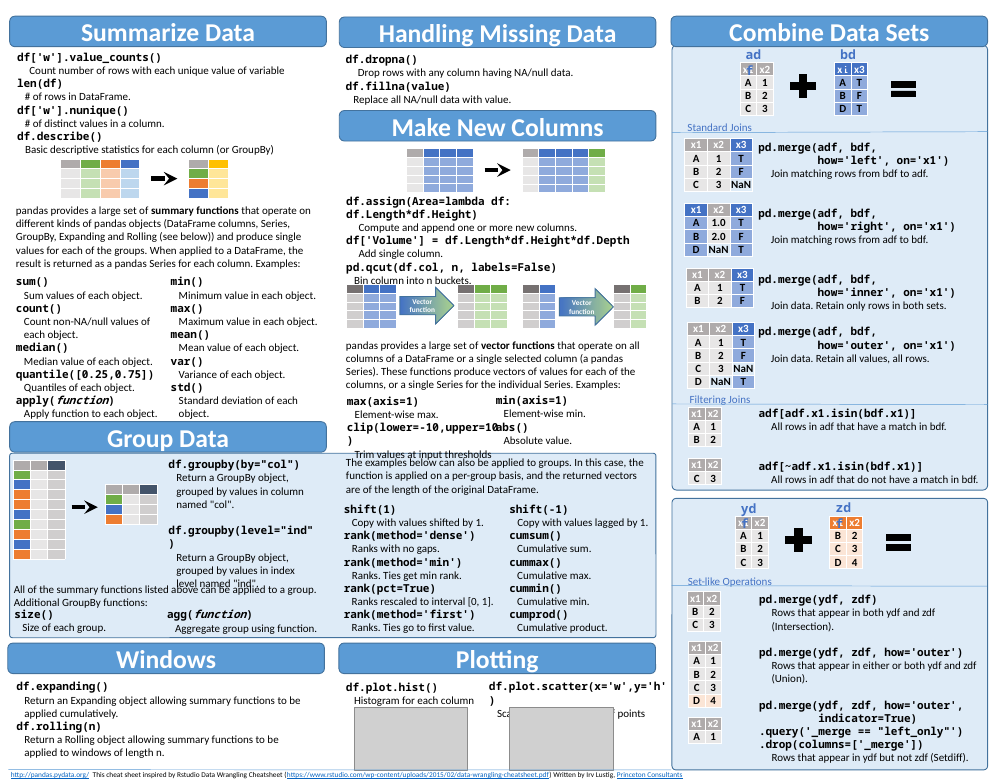
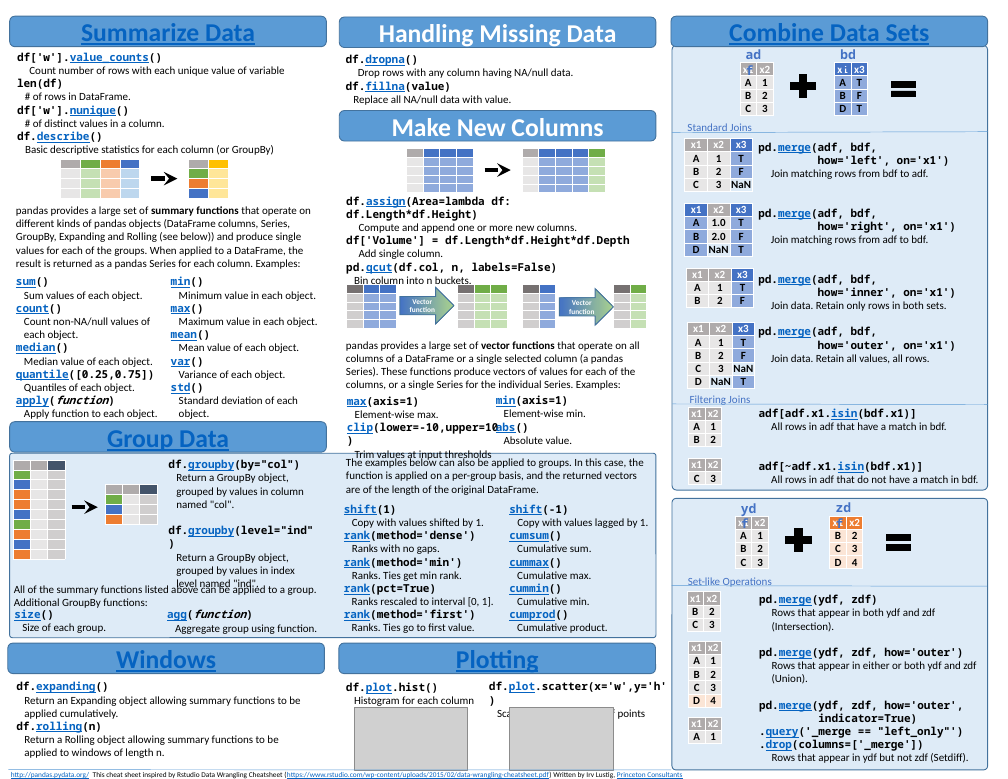
Before and after one commit to romnickmendozaramos-lab/transaction_data_processing, a slide deck: slide 2 of doc/cheatsheet/Pandas_Cheat_Sheet.pptx. Drawn at 1008x779 pixels with LibreOffice and Linux fonts; fonts in the diff are those of the drawing; grey boxes stand for pictures. Boxes give left, top, right and bottom in pixels: in the first picture for what was removed or moved away, otherwise in the second. Text is boxed around its words. In the diff, an @@ line names an element or a change of style, - is before the commit and + after.

```diff
--- a/doc/cheatsheet/Pandas_Cheat_Sheet.pptx
+++ b/doc/cheatsheet/Pandas_Cheat_Sheet.pptx
@@ text at (17, 52, 162, 143): text colour #000000 to #0563C1, underline on in "df['w'].value_counts()", "df['w'].nunique()", "df.describe()" @@
@@ text at (346, 54, 452, 92): text colour #000000 to #0563C1, underline on in "df.dropna()", "df.fillna(value)" @@
@@ text at (758, 142, 877, 338): text colour #000000 to #0563C1, underline on in "pd.merge(adf,", "pd.merge(adf,", "pd.merge(adf,", "pd.merge(adf," @@
@@ text at (346, 196, 558, 274): text colour #000000 to #0563C1, underline on in "df.assign(Area=lambda", "pd.qcut(df.col," @@
@@ text at (16, 277, 154, 407): text colour #000000 to #0563C1, underline on in "sum()", "count()", "median()", "quantile([0.25,0.75])" and 1 more places @@
@@ text at (171, 276, 211, 394): text colour #000000 to #0563C1, underline on in "min()", "max()", "mean()", "var()" and 1 more places @@
@@ text at (347, 396, 499, 434): text colour #000000 to #0563C1, underline on in "max(axis=1)", "clip(lower=-10,upper=10)" @@
@@ text at (496, 395, 569, 433): text colour #000000 to #0563C1, underline on in "min(axis=1)", "abs()" @@
@@ text at (759, 408, 924, 473): text colour #000000 to #0563C1, underline on in "adf[adf.x1.isin(bdf.x1)]", "adf[~adf.x1.isin(bdf.x1)]" @@
@@ text at (168, 459, 313, 537): text colour #000000 to #0563C1, underline on in "df.groupby(by="col")", "df.groupby(level="ind")" @@
@@ text at (344, 504, 476, 621): text colour #000000 to #0563C1, underline on in "shift(1)", "rank(method='dense')", "rank(method='min')", "rank(pct=True)" and 1 more places @@
@@ text at (509, 504, 568, 621): text colour #000000 to #0563C1, underline on in "shift(-1)", "cumsum()", "cummax()", "cummin()" and 1 more places @@
@@ text at (759, 594, 964, 751): text colour #000000 to #0563C1, underline on in "pd.merge(ydf,", "pd.merge(ydf,", "pd.merge(ydf,", ".query('_merge" and 1 more places @@
@@ text at (14, 609, 54, 621): text colour #000000 to #0563C1, underline on in "size()" @@
@@ text at (167, 609, 246, 621): text colour #000000 to #0563C1, underline on in "agg(function)" @@
@@ text colour #FFFFFF to #0563C1, underline on in 5 elements at (10, 16, 327, 47), (671, 16, 988, 47), (10, 422, 327, 452), (8, 643, 325, 674), (339, 643, 656, 674) @@
@@ text at (16, 681, 108, 733): text colour #000000 to #0563C1, underline on in "df.expanding()", "df.rolling(n)" @@
@@ text at (346, 682, 438, 694): text colour #000000 to #0563C1, underline on in "df.plot.hist()" @@
@@ text at (489, 681, 667, 693): text colour #000000 to #0563C1, underline on in "df.plot.scatter(x='w',y='h')" @@
```
Also in this commit, not shown: 1 other slide changed, 1 other file.
